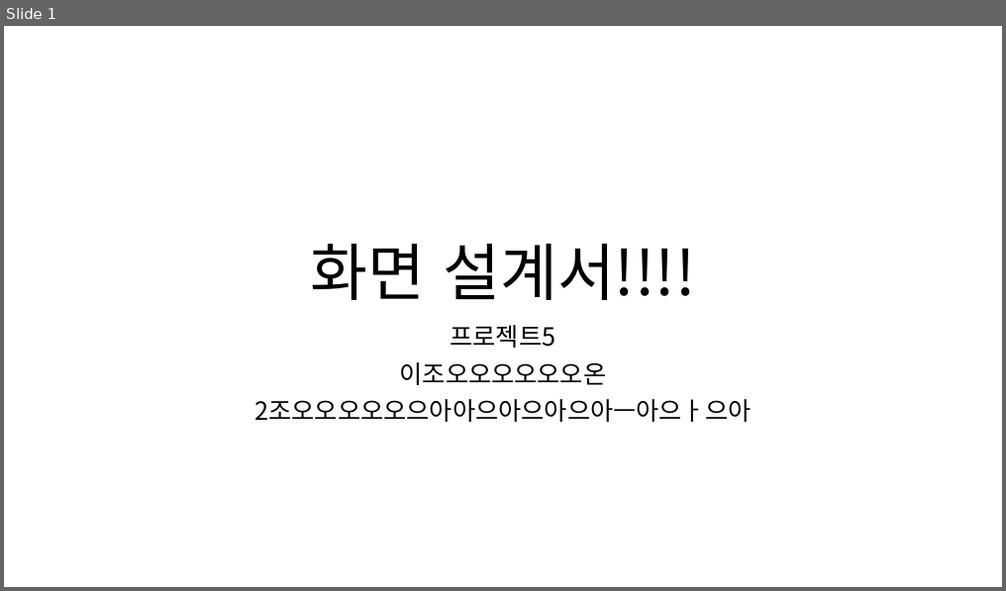
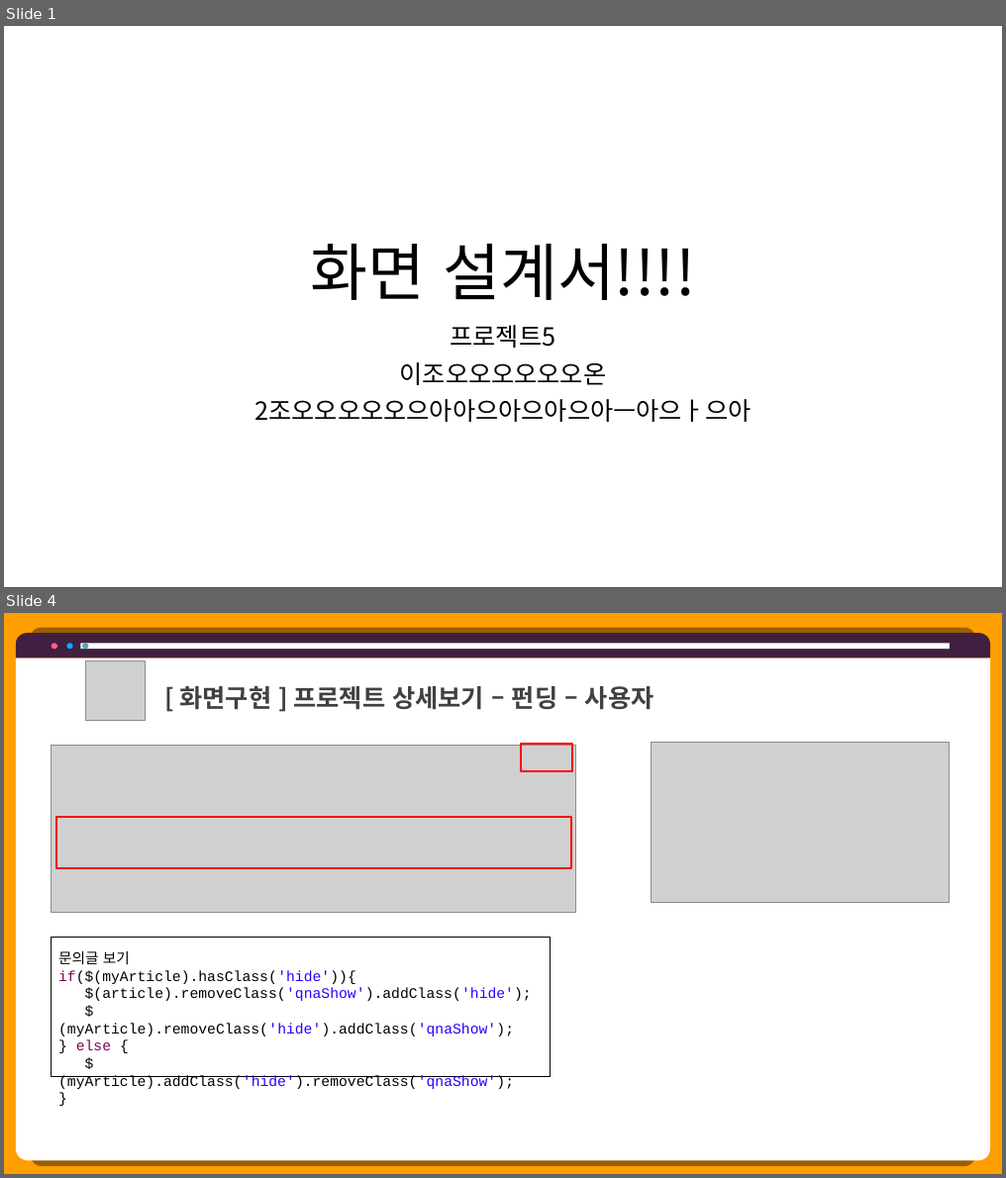
Before and after one commit to hhsw07/ezen-academy-projects, a slide deck: 0 발표용 파워포인트/0529 4차발표/0529 project06 - 파워포인트 - 민기.pptx. Shown one above the other, each under a label of ours: slide 1 before the commit, slides 1 and 4 after it; the slides between them are not shown. The pictures are 1006x591 and 1006x1178 pixels, drawn with LibreOffice and Linux fonts; fonts in the diff are those of the drawing; grey boxes stand for pictures. Boxes give left, top, right and bottom in pixels: in the first picture for what was removed or moved away, otherwise in the second. Text is boxed around its words. In the diff, an @@ line names an element or a change of style, - is before the commit and + after.

```diff
--- a/0 발표용 파워포인트/0529 4차발표/0529 project06 - 파워포인트 - 민기.pptx
+++ b/0 발표용 파워포인트/0529 4차발표/0529 project06 - 파워포인트 - 민기.pptx
@@ slide 4 added at (4, 613, 1002, 1174), background #FF9E00 @@
@@ round same rect added at (16, 633, 991, 658), fill #411F42 @@
@@ round same rect added at (16, 658, 991, 1161), fill #FFFFFF @@
@@ ellipse added at (52, 643, 57, 649), fill #FF6189 @@
@@ ellipse added at (67, 643, 73, 649), fill #00B0F0 @@
@@ rectangle added at (80, 643, 949, 649), fill #FFFFFF @@
@@ ellipse added at (82, 643, 88, 649), fill #57A7B5 @@
@@ picture added at (85, 661, 145, 720) @@
@@ text added at (180, 686, 654, 710), 24 pt, text #404040, bold @@
+[ 화면구현 ] 프로젝트 상세보기 – 펀딩 – 사용자
@@ picture added at (52, 746, 576, 912) @@
@@ rectangle added at (521, 744, 572, 771), outline #FF0000 2 pt @@
@@ picture added at (650, 742, 949, 902) @@
@@ rectangle added at (56, 817, 571, 868), outline #FF0000 2 pt @@
@@ rectangle added at (52, 937, 550, 1077), outline #000000 0.75 pt, 14 pt, text #000000 @@
+문의글 보기
+if($(myArticle).hasClass('hide')){
+$(article).removeClass('qnaShow').addClass('hide');
+$(myArticle).removeClass('hide').addClass('qnaShow');
+} else {
+$(myArticle).addClass('hide').removeClass('qnaShow');
+}
```
Also in this commit, not shown: 4 other slides added.
